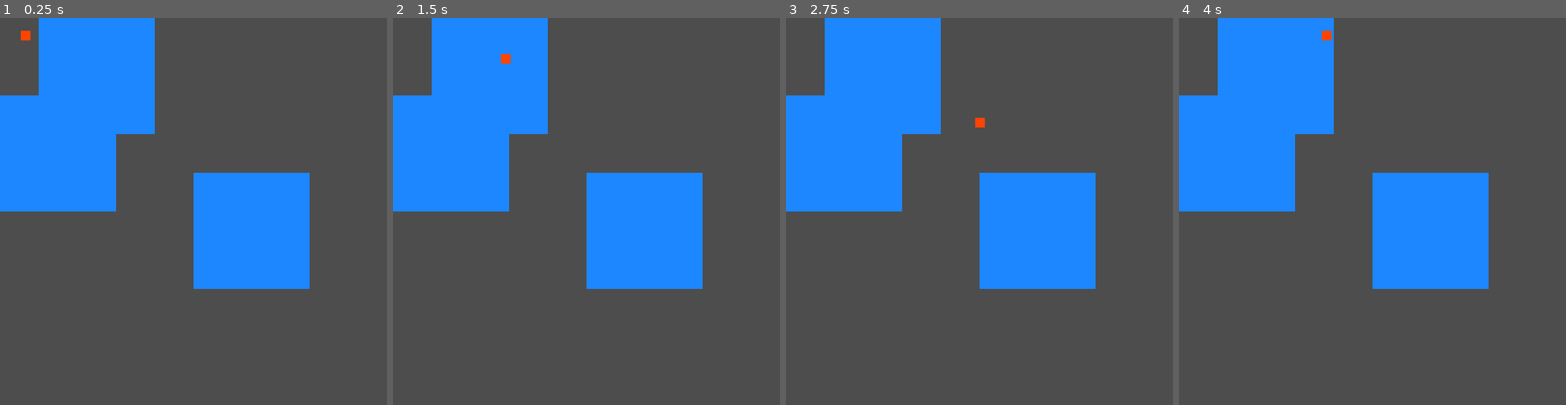
Above: before the commit, frames 1-4 (left to right).
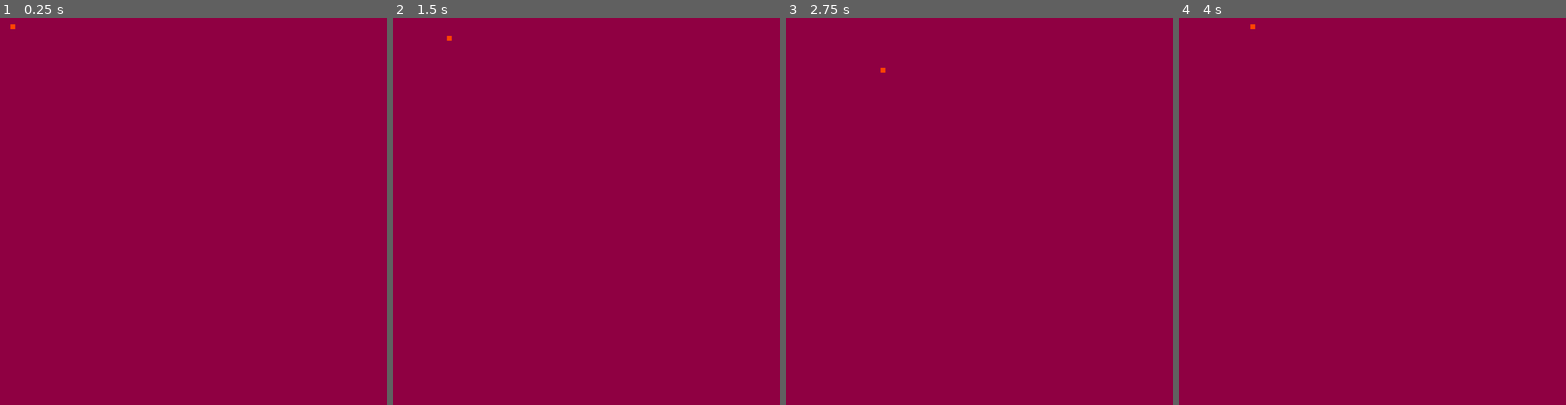
Above: after the commit, the same moments.

Repository: KirigayaRyuunosuke/Godot_Experiments
Game: Godot game, scene res://nodes/base/base.tscn
Same seed, same stepped clock (60 frames per second), same inputs: the game is played once before the commit and once after it.
Inputs:
- Up to frame 1 (0.25 s): no input
- Up to frame 2 (1.5 s): tap Enter at 0.5 s; hold Right (move_right) 0.53-1.28 s; hold Down (move_down) from 1.28 s (still down)
- Up to frame 3 (2.75 s): tap Space at 2 s; release Down (move_down) at 2.03 s; hold Right (move_right) from 2.03 s (still down)
- Up to frame 4 (4 s): release Right (move_right) at 2.78 s; hold Up (move_up) 2.78-3.53 s; hold Left (move_left) from 3.53 s (still down)

The runs differ from the first frame. In frame 1, 100% of the frame differs, in the area x 0-100%, y 0-100%; in frame 2, 100%; in frame 3, 100%; in frame 4, 100%.

Commit message:
drawing halls

Diff:
--- a/procedural/nodes/base/base.gd
+++ b/procedural/nodes/base/base.gd
@@ -11,9 +11,9 @@
 
 func _ready() -> void:
 
-	var cols = 10
-	var rows = 10
-	var halls = 3
+	var cols = 20
+	var rows = 20
+	var halls = 4
 
 	down.global_position.y = rows * 100
 	right.global_position.x = cols * 100
@@ -29,6 +29,7 @@
 	var points = []
 	points = _randomPointsGenerator(rows,cols,halls)
 	result = _drawHalls(points,rows,cols)
+	result = _drawRoads(points,result)
 	return result
 
 func _drawHalls(points,rows,cols):
@@ -37,7 +38,6 @@
 		result.append([])
 		for i in range(cols):
 			result[a].append(0)
-		print(str(result[a]))
 	for i in range(points.size()):
 		for x in range(3):
 			for y in range(3):
@@ -49,9 +49,46 @@
 	var x = rangeX - 2
 	var y = rangeY - 2
 	points.append([randi()%x,randi()%y])
-	for i in range(howMany-1):
-		points.append([randi()%x,randi()%y])
+	var i = 0
+	var tries = 0
+	while i < howMany-1 && tries < 100:
+		tries += 1
+		var newX = randi()%x
+		var newY = randi()%y
+		if _checkAvailability(points,[newX,newY]):
+			points.append([newX,newY])
+			i += 1
 	return points
+
+func _checkAvailability(points,newPoint):
+	var distanceX
+	var distanceY
+	var minimalDistanceBetween = 5
+	var maximumDistanceBetween = 10
+	for i in range(points.size()):
+		distanceX = points[i][0] - newPoint[0]
+		distanceY = points[i][1] - newPoint[1]
+		if distanceX < 0: distanceX *= -1
+		if distanceY < 0: distanceY *= -1
+		if distanceX < minimalDistanceBetween && distanceY < minimalDistanceBetween:
+			return 0
+	distanceX = points[points.size()-1][0] - newPoint[0]
+	distanceY = points[points.size()-1][1] - newPoint[1]
+	if distanceX < 0: distanceX *= -1
+	if distanceY < 0: distanceY *= -1
+	if distanceX < maximumDistanceBetween && distanceY < maximumDistanceBetween:
+		return 1
+	return 0
+
+func _drawRoads(points,map):
+	var centerPoints = []
+	for x in range(points.size()):
+		centerPoints.append([])
+		for y in range(points[x].size()):
+			centerPoints[x].append(points[x][y]+1)
+	var result = []
+
+	return result
 
 func _drawMap(array):
 	for a in range(array.size()):
--- a/procedural/project.godot
+++ b/procedural/project.godot
@@ -21,6 +21,7 @@
 window/size/viewport_width=1000
 window/size/viewport_height=1000
 window/stretch/mode="viewport"
+window/stretch/scale=0.5
 
 [input]
 
@@ -50,3 +51,4 @@
 textures/canvas_textures/default_texture_filter=0
 renderer/rendering_method="gl_compatibility"
 renderer/rendering_method.mobile="gl_compatibility"
+environment/defaults/default_clear_color=Color(0.560498, 9.62615e-08, 0.257894, 1)
